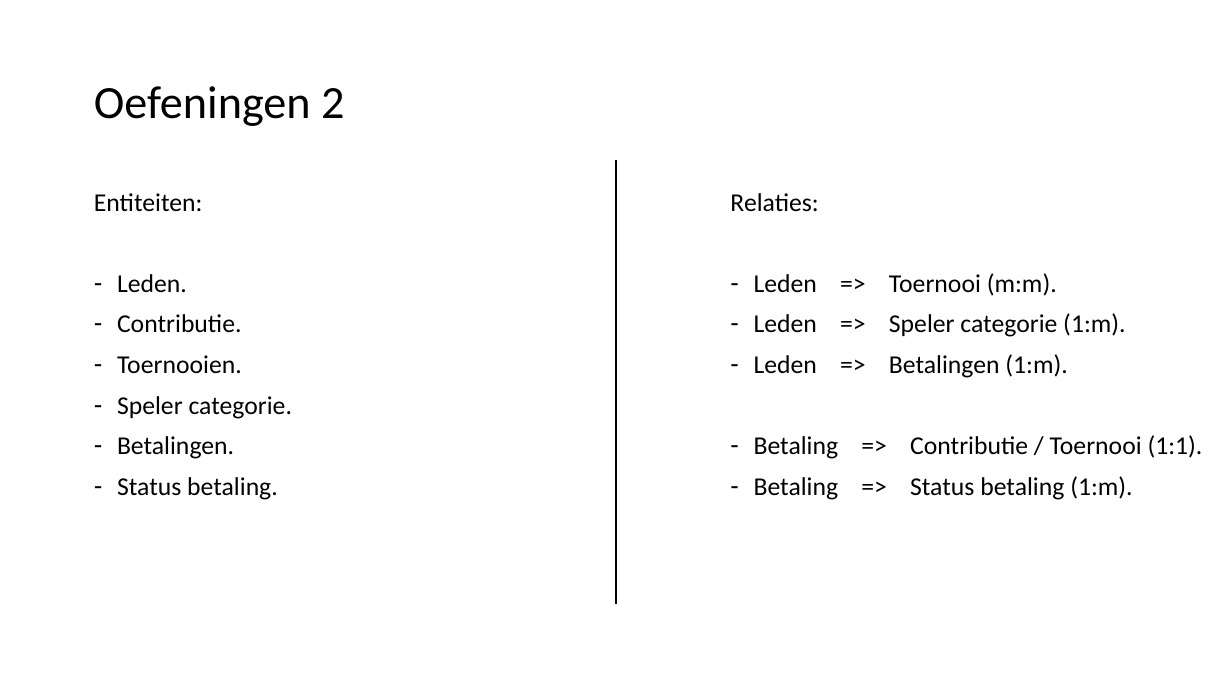
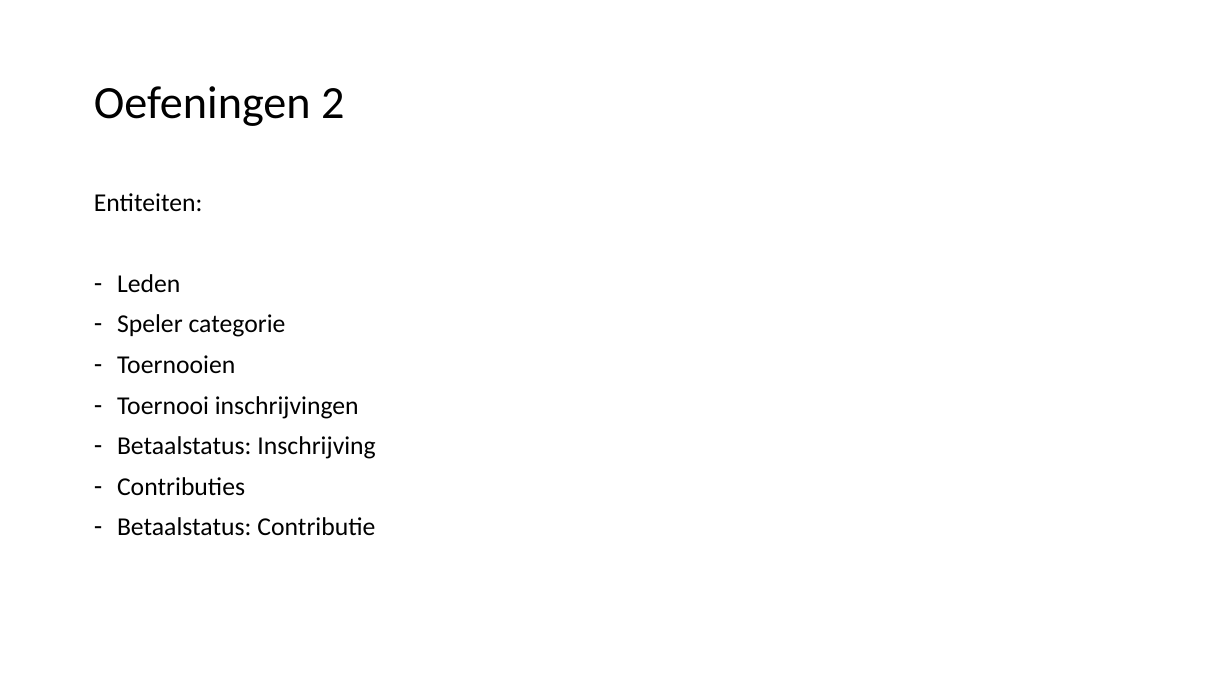
Before and after one commit to LFKoning/knowledge-sharing, a slide deck: slide 26 of sql_course_2p/2_database_design/2_database_design.pptx. Drawn at 1232x693 pixels with LibreOffice and Linux fonts; fonts in the diff are those of the drawing. Boxes give left, top, right and bottom in pixels: in the first picture for what was removed or moved away, otherwise in the second. Text is boxed around its words. In the diff, an @@ line names an element or a change of style, - is before the commit and + after.

```diff
--- a/sql_course_2p/2_database_design/2_database_design.pptx
+++ b/sql_course_2p/2_database_design/2_database_design.pptx
@@ line removed from (616, 160) to (616, 604) @@
@@ text removed at box(730, 193, 1203, 500) @@
-Relaties:
-– Leden => Toernooi (m:m).
-– Leden => Speler categorie (1:m).
-– Leden => Betalingen (1:m).
-– Betaling => Contributie / Toernooi (1:1).
-– Betaling => Status betaling (1:m).
@@ text at box(117, 274, 375, 536): text changed @@
-– Leden.
-– Contributie.
-– Toernooien.
-– Speler categorie.
-– Betalingen.
-– Status betaling.
+– Leden
+– Speler categorie
+– Toernooien
+– Toernooi inschrijvingen
+– Betaalstatus: Inschrijving
+– Contributies
+– Betaalstatus: Contributie
```
Also in this commit, not shown: 7 other slides changed, 2 slides added, 2 slides removed, 4 other files.
